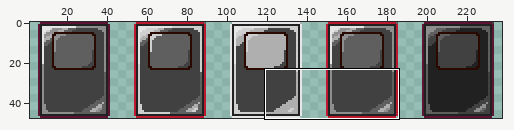
One commit to this sprite sheet: Assets/Rogium Legend/Sprites/UI/Packs/Card/spr_Asset_Card_Grey.png. Above: a wide view before the commit, with the close-up outlined.
Close-up. Before:
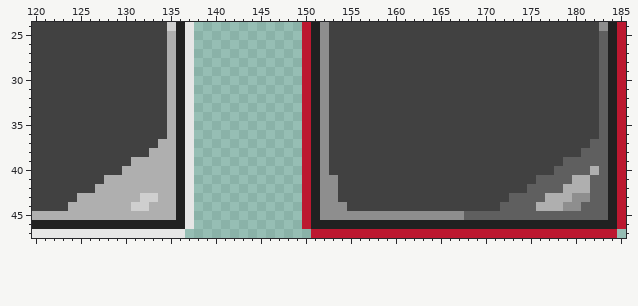
The file is 240x48 pixels. Shown: x 120..185, y 24..47. The wide view leaves out empty margins. The commit also changed other parts of the picture, which this record leaves out.
Now the later version:
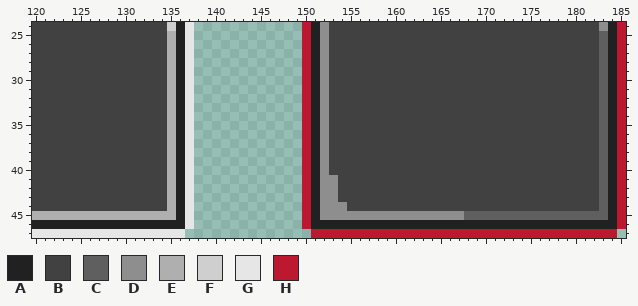
Palette (. is transparent): A #212121  B #414141  C #5f5f5f  D #8e8e8e  E #afafaf  F #cfcfcf  G #e6e6e6  H #bc1830
The exact change:
@@ x 120..185 @@
 36 BBBBBBBBBBBBBBBEAG............HADBBBBBBBBBBBBBBBBBBBBBBBBBBBBBBCAH
-37 BBBBBBBBBBBBBBEEAG............HADBBBBBBBBBBBBBBBBBBBBBBBBBBBBBCCAH
-38 BBBBBBBBBBBBBEEEAG............HADBBBBBBBBBBBBBBBBBBBBBBBBBBBBCCCAH
-39 BBBBBBBBBBBEEEEEAG............HADBBBBBBBBBBBBBBBBBBBBBBBBBBCCCCCAH
-40 BBBBBBBBBBEEEEEEAG............HADBBBBBBBBBBBBBBBBBBBBBBBBBCCCCECAH
-41 BBBBBBBBEEEEEEEEAG............HADDBBBBBBBBBBBBBBBBBBBBBBCCCCEECCAH
-42 BBBBBBBEEEEEEEEEAG............HADDBBBBBBBBBBBBBBBBBBBBBCCCCEEECCAH
-43 BBBBBEEEEEEEFFEEAG............HADDBBBBBBBBBBBBBBBBBBBCCCCEEEDDCCAH
-44 BBBBEEEEEEEFFEEEAG............HADDDBBBBBBBBBBBBBBBBBCCCCEEEDDCCCAH
+37 BBBBBBBBBBBBBBBEAG............HADBBBBBBBBBBBBBBBBBBBBBBBBBBBBBBCAH
+38 BBBBBBBBBBBBBBBEAG............HADBBBBBBBBBBBBBBBBBBBBBBBBBBBBBBCAH
+39 BBBBBBBBBBBBBBBEAG............HADBBBBBBBBBBBBBBBBBBBBBBBBBBBBBBCAH
+40 BBBBBBBBBBBBBBBEAG............HADBBBBBBBBBBBBBBBBBBBBBBBBBBBBBBCAH
+41 BBBBBBBBBBBBBBBEAG............HADDBBBBBBBBBBBBBBBBBBBBBBBBBBBBBCAH
+42 BBBBBBBBBBBBBBBEAG............HADDBBBBBBBBBBBBBBBBBBBBBBBBBBBBBCAH
+43 BBBBBBBBBBBBBBBEAG............HADDBBBBBBBBBBBBBBBBBBBBBBBBBBBBBCAH
+44 BBBBBBBBBBBBBBBEAG............HADDDBBBBBBBBBBBBBBBBBBBBBBBBBBBBCAH
 45 EEEEEEEEEEEEEEEEAG............HADDDDDDDDDDDDDDDDCCCCCCCCCCCCCCCCAH
Boxes around the changes in both close-ups, in picture pixels (x1, y1, x2, y2):
changed: (68, 139, 167, 211)
changed: (500, 139, 599, 211)
